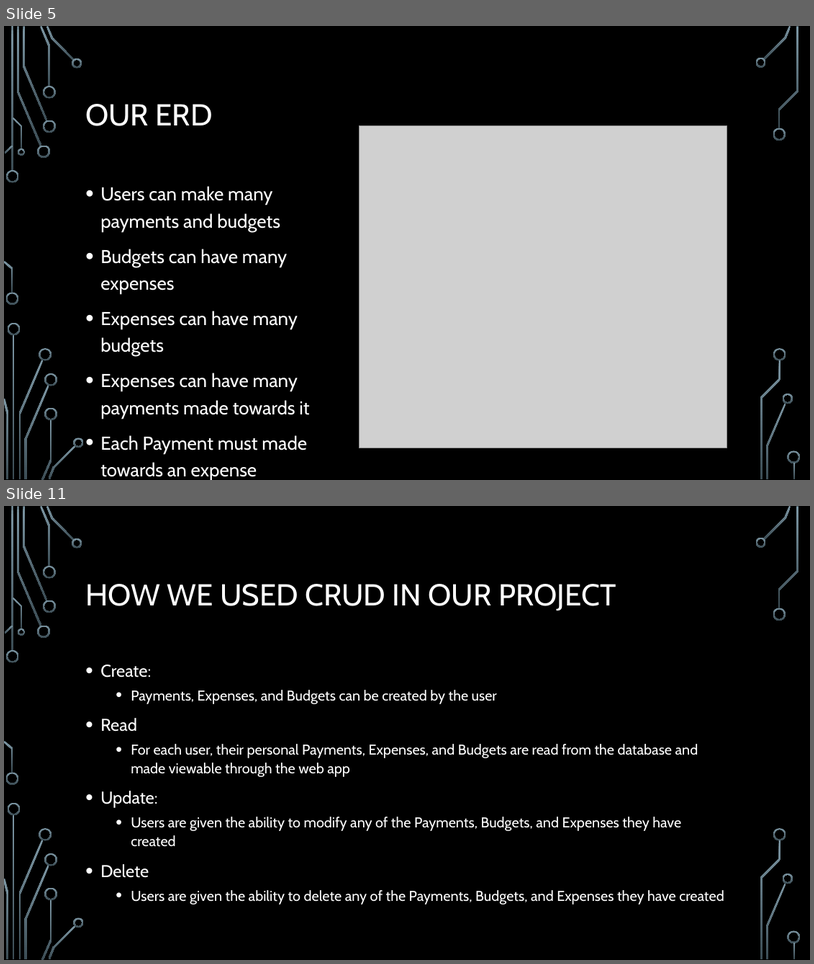
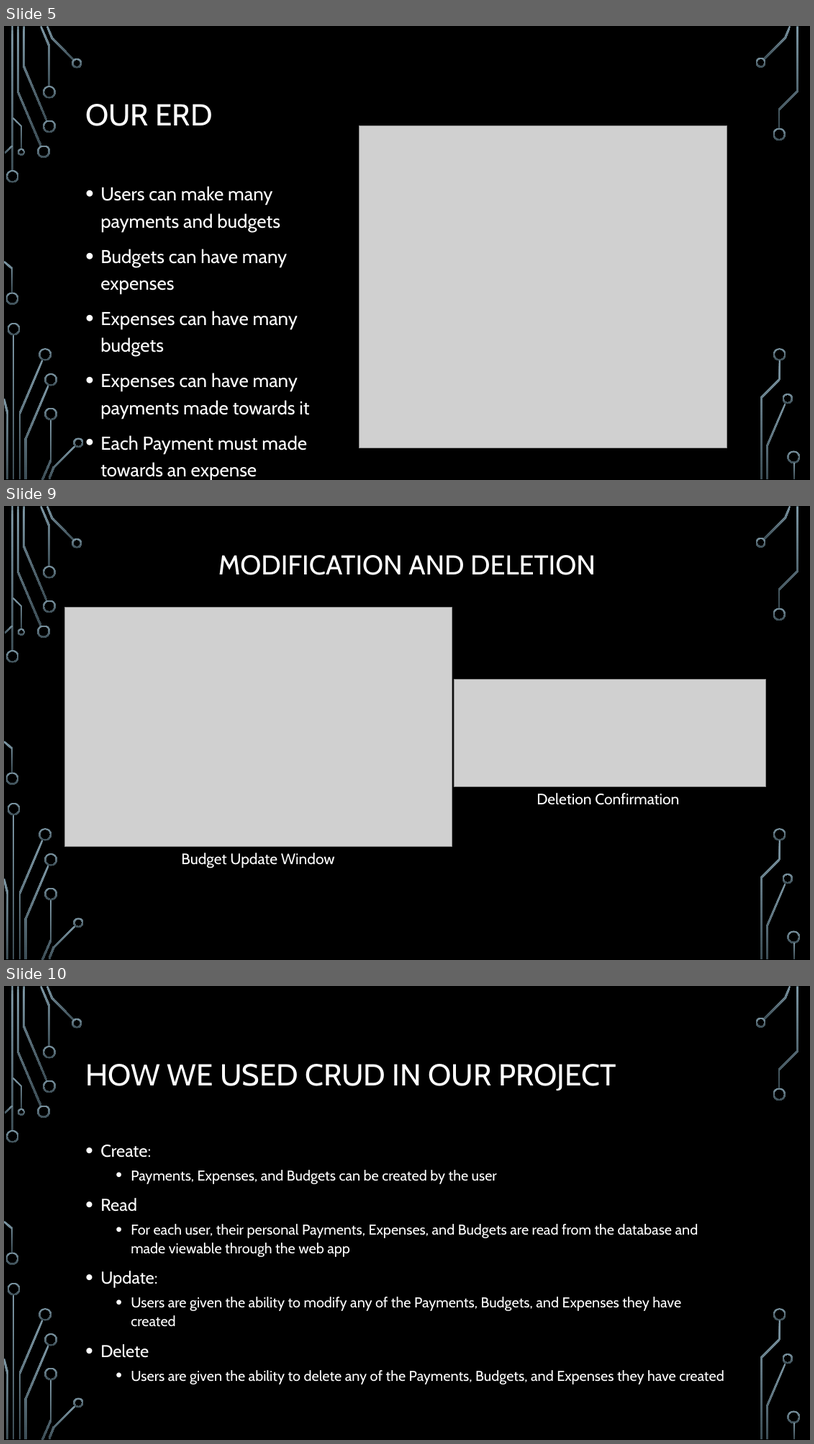
Before and after one commit to alittleton98/COMP-353-Project---Expense-Tracker, a slide deck: documentation/353FinalPresentation.pptx. Shown one above the other, each under a label of ours: slides 5 and 11 before the commit, slides 5, 9 and 10 after it; the slides between them are not shown. The pictures are 814x964 and 814x1444 pixels, drawn with LibreOffice and Linux fonts; fonts in the diff are those of the drawing; grey boxes stand for pictures; background and template pictures are left out. Boxes give left, top, right and bottom in pixels: in the first picture for what was removed or moved away, otherwise in the second. Text is boxed around its words. In the diff, an @@ line names an element or a change of style, - is before the commit and + after.

```diff
--- a/documentation/353FinalPresentation.pptx
+++ b/documentation/353FinalPresentation.pptx
@@ slide 9 added at bbox=[4, 506, 810, 960], background picture (left out); not listed: 36 template elements that a slide beside it also shows @@
@@ title added at bbox=[219, 555, 596, 575], 32.4 pt, text #FFFFFF @@
+MODIFICATION AND DELETION
@@ picture added at bbox=[64, 608, 452, 847] @@
@@ picture added at bbox=[454, 679, 766, 787] @@
@@ text added at bbox=[537, 793, 679, 805], 18 pt, text #FFFFFF @@
+Deletion Confirmation
@@ text added at bbox=[181, 852, 335, 868], 18 pt, text #FFFFFF @@
+Budget Update Window
@@ what was slide 11 is now slide 10 @@
```
Also in this commit, not shown: 3 slides changed, 1 other slide added, 3 slides removed, 2 other files.
